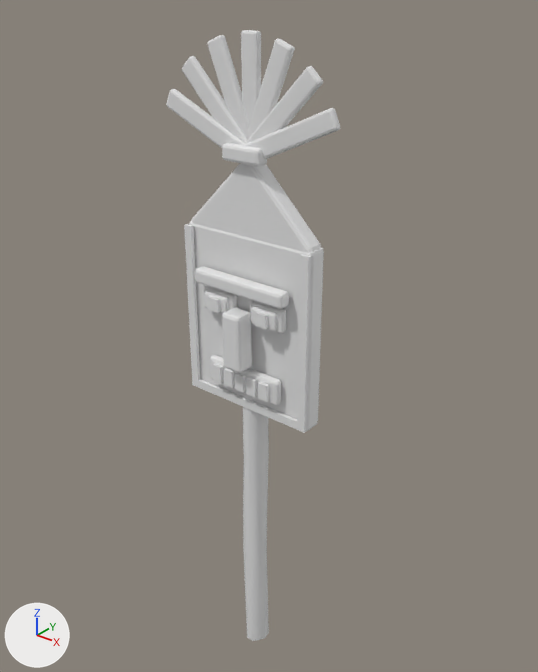
An edit to the FBX model Assets/_Game/Art/Generated/Models/HeroTikiMask_0.fbx, drawn before and after from the same camera.
Camera for both pictures: a 50 mm lens placed at (1.43, -1.71, 2.44), pointed at (-0.02, 0.1, 1.31). Every picture has the same lights, and +X, +Y and +Z are marked at lower left. The picture after the commit comes second. Where no turn or scale is listed for an object, it has been applied to the vertices.

Names of what the first picture shows: 'HeroTikiMask_0__Paint', 'HeroTikiMask_0__Totem', 'HeroTikiMask_0__Wood'.
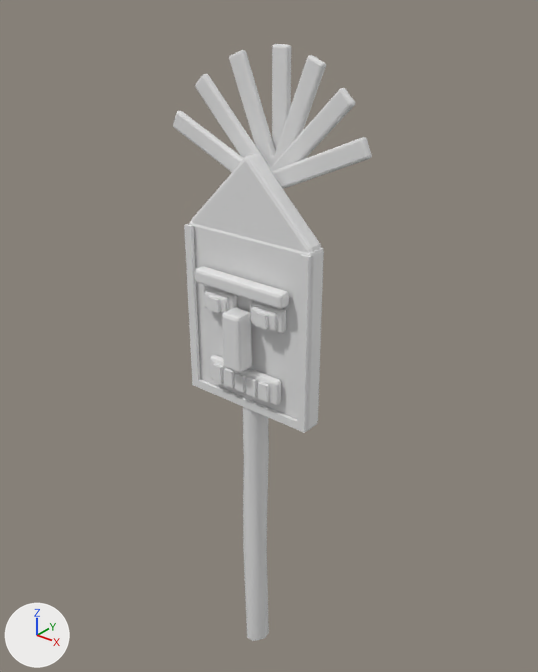
Pixel boxes (x1, y1, x2, y2) of what changed, in the pictures (538 x 672 px; the box of a moved part takes in the faces that stretch with it):
'HeroTikiMask_0__Paint', reshaped (14% wider): before (166, 30, 340, 433); after (173, 44, 372, 433)
part 1 of me_herotikimask_0__paint, deleted: before (222, 143, 267, 166)
part 2 of me_herotikimask_0__paint, moved or reshaped: before (166, 30, 340, 147); after (173, 44, 372, 174)

What changed in the scene script:
```text
Change me_herotikimask_0__paint:
    used by ob_herotikimask_0__paint; location = (-0.235, -0.044, 1.4)
    remove me_herotikimask_0__paint.from_pydata(...)  # 808 vertices, 762 faces; spans x -0.085..0.555, y -0.046..0.057, z -0.3..0.895
    add me_herotikimask_0__paint.from_pydata(...)  # 752 vertices, 708 faces; spans x -0.14..0.61, y -0.046..0.197, z -0.3..0.85
    me_herotikimask_0__paint part 1: the loose piece of 56 vertices spanning x 0.163..0.307, y -0.014..0.031, z 0.535..0.585 is deleted
    me_herotikimask_0__paint part 2: 392 vertices moved from x -0.085..0.555, y 0.008..0.057, z 0.531..0.895 to x -0.14..0.61, y 0.085..0.197, z 0.426..0.85
```
